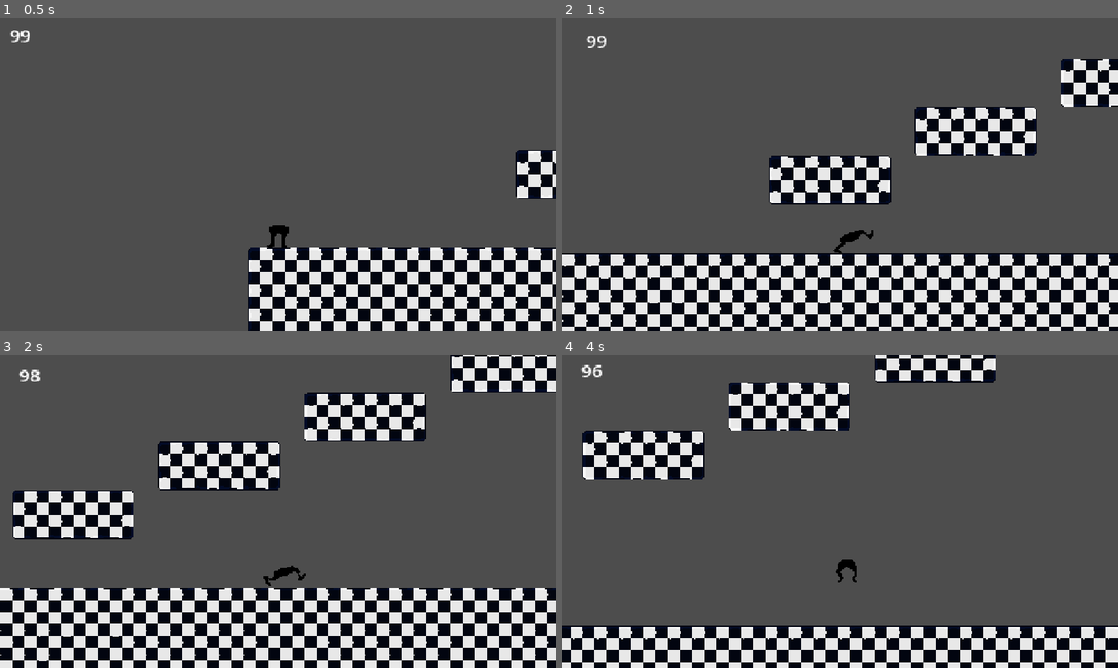
Above: before the commit, frames 1-4 (two rows, left to right).
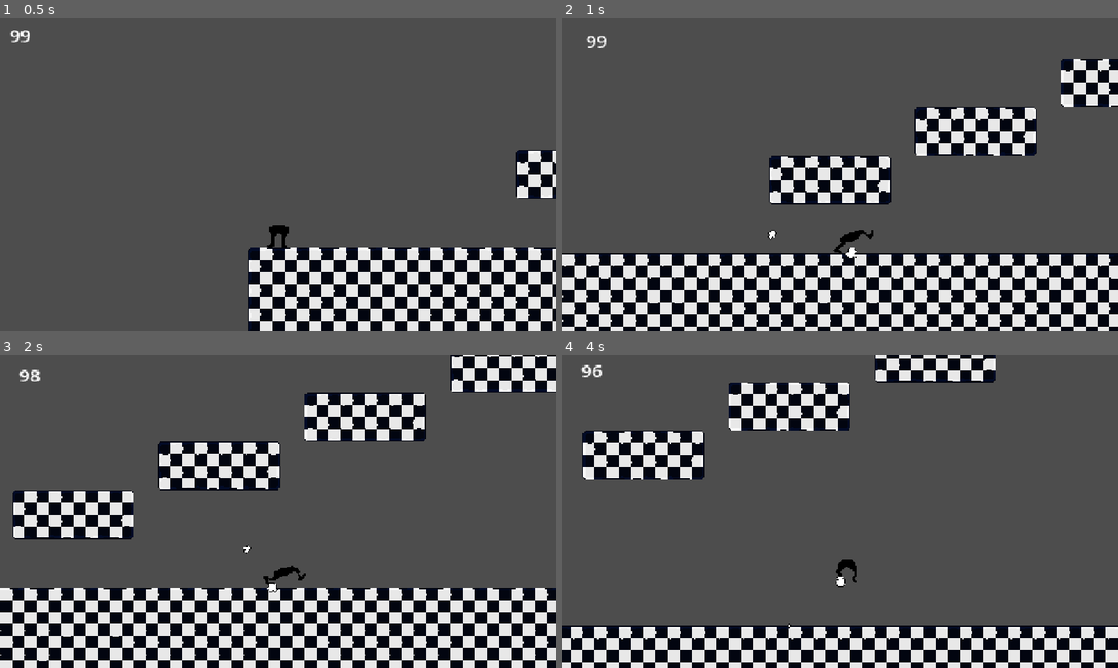
Above: after the commit, the same moments.

Repository: R3pak/GMTK-Game-Jam-2026
Game: Godot game, scene res://scenes/main.tscn
The game is run twice, just before and just after one commit, with the same random seed, the same clock (stepped at 60 frames per second) and the same inputs.
Inputs:
- Up to frame 1 (0.5 s): no input
- Up to frame 2 (1 s): tap Enter at 0.5 s; hold D (right) from 0.53 s (still down); tap E (dash) at 0.6 s; tap Space (jump) at 0.77 s
- Up to frame 3 (2 s): keep holding D (right); tap E (dash) at 1.35 s; tap Space (jump) at 1.52 s
- Up to frame 4 (4 s): release D (right) at 2.03 s; hold A (left) 2.03-2.78 s; hold Shift (run) 2.03-2.78 s; tap E (dash) at 2.3, 2.85, 3.6 s; hold D (right) from 2.78 s (still down); tap Space (jump) at 3.02, 3.77 s

Frame 1 is identical in both runs. In frame 2, less than 0.1% of the frame differs, in the area x 37-53%, y 67-77%; in frame 3, less than 0.1%; in frame 4, less than 0.1%.

Commit message:
Footstep Sounds + Dust
Added footstep sounds as well as dust trails, super scuffed though.

Diff:
--- /dev/null
+++ b/scenes/dust.tscn
@@ -0,0 +1,70 @@
+[gd_scene format=3 uid="uid://ckndrnp5srohr"]
+
+[ext_resource type="Texture2D" uid="uid://dgifnh4vr4r3h" path="res://graphics/sprites/dust.png" id="1_c43mm"]
+[ext_resource type="Script" uid="uid://cqjm3823uk5n" path="res://scripts/dust.gd" id="1_n7s5k"]
+
+[sub_resource type="AtlasTexture" id="AtlasTexture_n7s5k"]
+atlas = ExtResource("1_c43mm")
+region = Rect2(0, 0, 24, 21)
+
+[sub_resource type="AtlasTexture" id="AtlasTexture_sse1k"]
+atlas = ExtResource("1_c43mm")
+region = Rect2(24, 0, 24, 21)
+
+[sub_resource type="AtlasTexture" id="AtlasTexture_1kmfj"]
+atlas = ExtResource("1_c43mm")
+region = Rect2(48, 0, 24, 21)
+
+[sub_resource type="AtlasTexture" id="AtlasTexture_5s2k0"]
+atlas = ExtResource("1_c43mm")
+region = Rect2(72, 0, 24, 21)
+
+[sub_resource type="AtlasTexture" id="AtlasTexture_popga"]
+atlas = ExtResource("1_c43mm")
+region = Rect2(96, 0, 24, 21)
+
+[sub_resource type="AtlasTexture" id="AtlasTexture_d3qkf"]
+atlas = ExtResource("1_c43mm")
+region = Rect2(120, 0, 24, 21)
+
+[sub_resource type="AtlasTexture" id="AtlasTexture_hnd3e"]
+atlas = ExtResource("1_c43mm")
+region = Rect2(144, 0, 24, 21)
+
+[sub_resource type="SpriteFrames" id="SpriteFrames_g4v7s"]
+animations = [{
+"frames": [{
+"duration": 1.0,
+"texture": SubResource("AtlasTexture_n7s5k")
+}, {
+"duration": 1.0,
+"texture": SubResource("AtlasTexture_sse1k")
+}, {
+"duration": 1.0,
+"texture": SubResource("AtlasTexture_1kmfj")
+}, {
+"duration": 1.0,
+"texture": SubResource("AtlasTexture_5s2k0")
+}, {
+"duration": 1.0,
+"texture": SubResource("AtlasTexture_popga")
+}, {
+"duration": 1.0,
+"texture": SubResource("AtlasTexture_d3qkf")
+}, {
+"duration": 1.0,
+"texture": SubResource("AtlasTexture_hnd3e")
+}],
+"loop": 0,
+"name": &"default",
+"speed": 20.0
+}]
+
+[node name="dust" type="Node2D" unique_id=1182794620]
+script = ExtResource("1_n7s5k")
+
+[node name="AnimatedSprite2D" type="AnimatedSprite2D" parent="." unique_id=1485021432]
+sprite_frames = SubResource("SpriteFrames_g4v7s")
+autoplay = "default"
+
+[connection signal="animation_finished" from="AnimatedSprite2D" to="." method="_on_animated_sprite_2d_animation_finished"]
--- a/scenes/player.tscn
+++ b/scenes/player.tscn
@@ -7,6 +7,7 @@
 [ext_resource type="Texture2D" uid="uid://bsyp7gsfiq0fw" path="res://graphics/sprites/legs_walk.png" id="4_dqkch"]
 [ext_resource type="Texture2D" uid="uid://bxn7q70xo1333" path="res://graphics/sprites/legs_run.png" id="4_qlg0r"]
 [ext_resource type="Script" uid="uid://ch5tdlfqfugw" path="res://scripts/camera_2d.gd" id="6_tuyoq"]
+[ext_resource type="AudioStream" uid="uid://1whoui2r5ndq" path="res://sfx/footstep.wav" id="8_smehm"]
 
 [sub_resource type="AtlasTexture" id="AtlasTexture_fdfoy"]
 atlas = ExtResource("2_fjrip")
@@ -377,6 +378,9 @@
 sprite_frames = SubResource("SpriteFrames_3vyb7")
 animation = &"dash"
 autoplay = "idle"
+
+[node name="Marker2D" type="Marker2D" parent="." unique_id=739926497]
+position = Vector2(0, 46)
 
 [node name="CollisionShape2D" type="CollisionShape2D" parent="." unique_id=2139048532]
 position = Vector2(0, 31)
@@ -405,5 +409,14 @@
 one_shot = true
 autostart = true
 
+[node name="DustTimer" type="Timer" parent="." unique_id=489091132]
+wait_time = 0.25
+one_shot = true
+
+[node name="StepAudio" type="AudioStreamPlayer2D" parent="." unique_id=1883613659]
+stream = ExtResource("8_smehm")
+panning_strength = 3.0
+
 [connection signal="timeout" from="DashCd" to="." method="_on_dash_cd_timeout"]
 [connection signal="timeout" from="HealthTimer" to="." method="_on_health_timer_timeout"]
+[connection signal="timeout" from="DustTimer" to="." method="_on_dust_timer_timeout"]
--- /dev/null
+++ b/scripts/dust.gd
@@ -0,0 +1,4 @@
+extends Node2D
+
+func _on_animated_sprite_2d_animation_finished() -> void:
+	queue_free()
--- a/scripts/player.gd
+++ b/scripts/player.gd
@@ -24,6 +24,10 @@
 # HEALTH VARS
 var health: int
 
+# DUST VARS
+var dusty: bool
+@onready var dustscene = preload("res://scenes/dust.tscn")
+
 func _ready() -> void:
 	$HealthTimer.start()
 	$Sprite.animation_finished.connect(_on_sprite_animation_finished)
@@ -33,6 +37,7 @@
 
 	velocity.y += get_gravity_value() * delta
 	x_input = Input.get_action_strength("right") - Input.get_action_strength("left")
+
 	if not dashing:
 		if x_input == 0:
 			velocity.x = move_toward(velocity.x, 0.0, friction * speed * delta)
@@ -41,9 +46,15 @@
 		else:
 			velocity.x = x_input * speed
 
+	if dusty:
+		var instance = dustscene.instantiate()
+		instance.global_position = $Marker2D.global_position
+		get_parent().add_child(instance)
+
 	health = int($HealthTimer.time_left)
 	$Camera2D/Label.text = str(health)
 
+	dust()
 	animation()
 	get_input()
 	move_and_slide()
@@ -116,3 +127,24 @@
 
 func _on_health_timer_timeout() -> void:
 	die()
+
+func dust():
+	if x_input and $DustTimer.is_stopped() and is_on_floor() and not dashing:
+		$DustTimer.start()
+		spawn_dust()
+		$StepAudio.pitch_scale = randf_range(0.75, 1.25)
+		$StepAudio.volume_db = randf_range(1.0, 1.25)
+		$StepAudio.play()
+	elif not x_input:
+		$DustTimer.stop()
+
+func spawn_dust():
+	var instance = dustscene.instantiate()
+	instance.global_position = $Marker2D.global_position
+	get_parent().add_child(instance)
+
+func _on_dust_timer_timeout() -> void:
+	if x_input:
+		spawn_dust()
+	else:
+		$DustTimer.stop()
Not shown, added: scripts/dust.gd.uid
Not shown, added: sfx/footstep.wav.import
Not shown, added: sfx/footstep.wav
